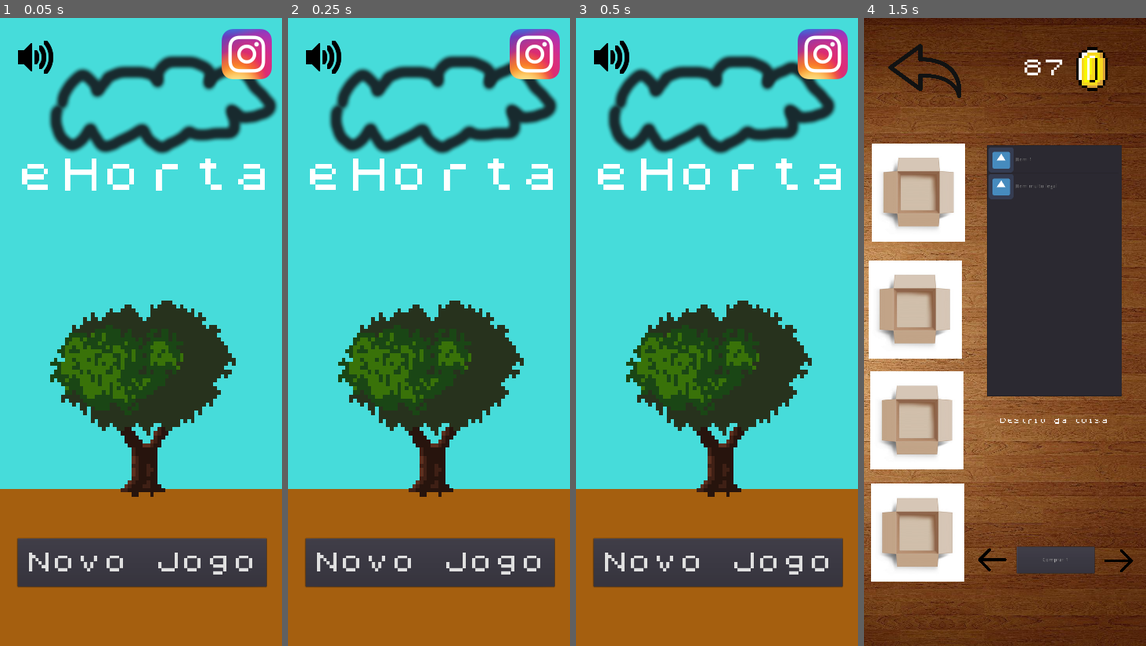
Above: before the commit, frames 1-4 (left to right).
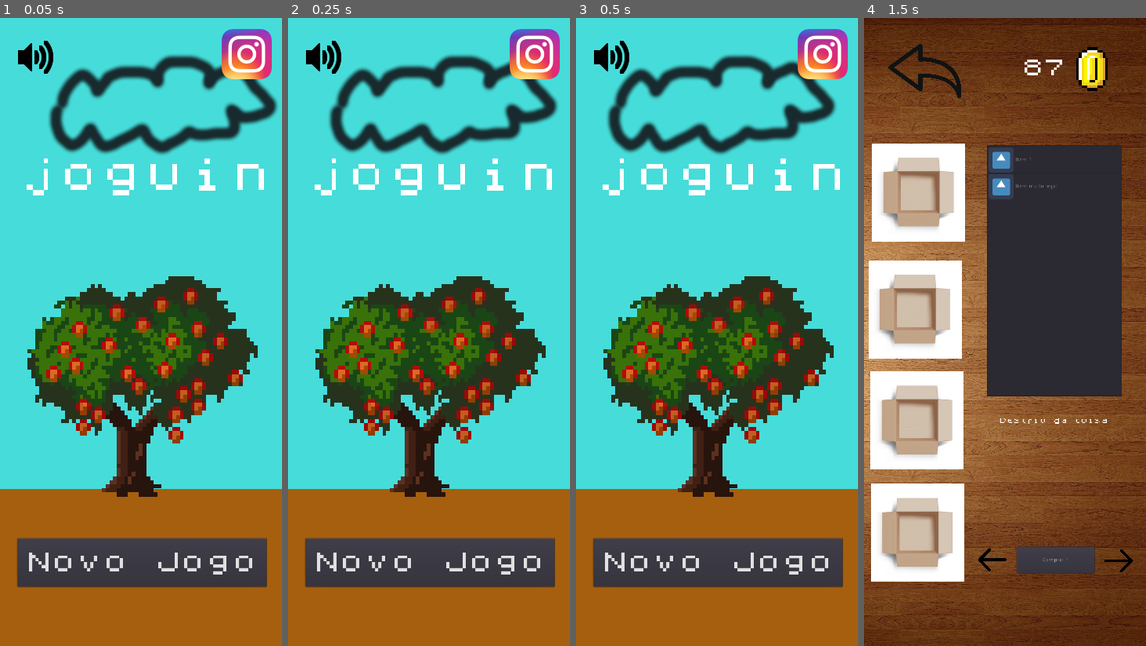
Above: after the commit, the same moments.

Repository: mantuoliveira/ehorta
Game: Godot game, scene res://Scenes/Welcome.tscn
Two runs of this game, one before a commit and one after it. Both use one fixed random seed, a clock stepped at 60 frames per second and the inputs below. The engine's default icon, where the game draws it, is replaced by a stand-in: a white triangle on a blue panel in a dark square. Sound files missing from this copy of the repository are replaced by a short silence.
Inputs:
- Up to frame 1 (0.05 s): no input
- Up to frame 2 (0.25 s): no input
- Up to frame 3 (0.5 s): no input
- Up to frame 4 (1.5 s): click "Novo Jogo" at 0.5 s; click "Loja" at 1.25 s

The runs differ from the first frame. In frame 1, 12% of the frame differs, in the area x 7-94%, y 22-77%; in frame 2, 12%; in frame 3, 12%; in frame 4, nothing differs.

Commit message:
abriogodot
modifiquei o nome

Diff:
--- a/Scenes/Welcome.tscn
+++ b/Scenes/Welcome.tscn
@@ -62,7 +62,7 @@
 scale = Vector2( 9.46611, 10.4112 )
 frames = SubResource( 1 )
 animation = "growth"
-frame = 3
+frame = 5
 playing = true
 
 [node name="EnterGame" type="Button" parent="."]
@@ -115,7 +115,7 @@
 margin_right = 699.406
 margin_bottom = 453.22
 custom_fonts/font = SubResource( 4 )
-text = "eHorta"
+text = "joguin legal"
 __meta__ = {
 "_edit_use_anchors_": false
 }
